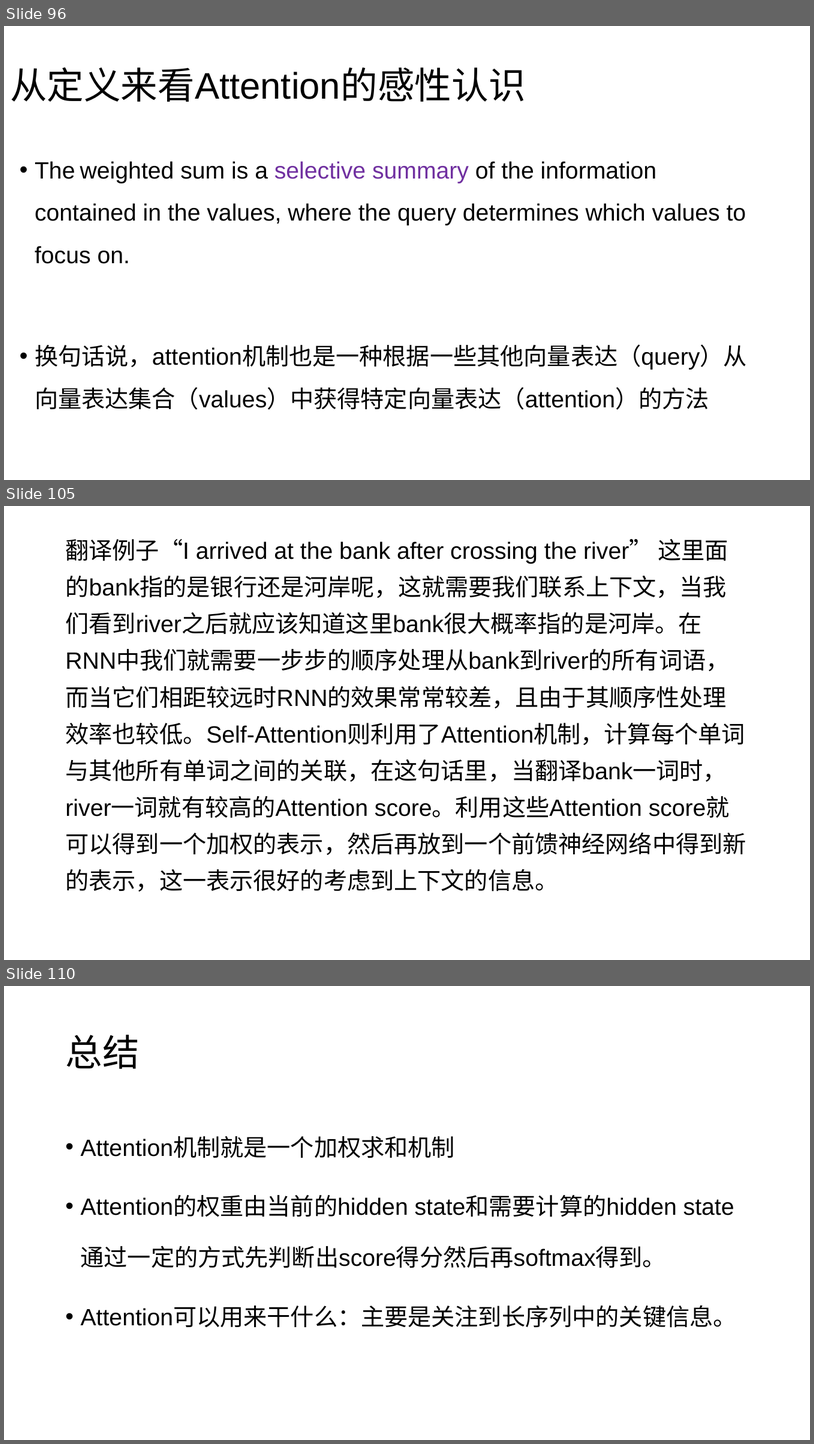
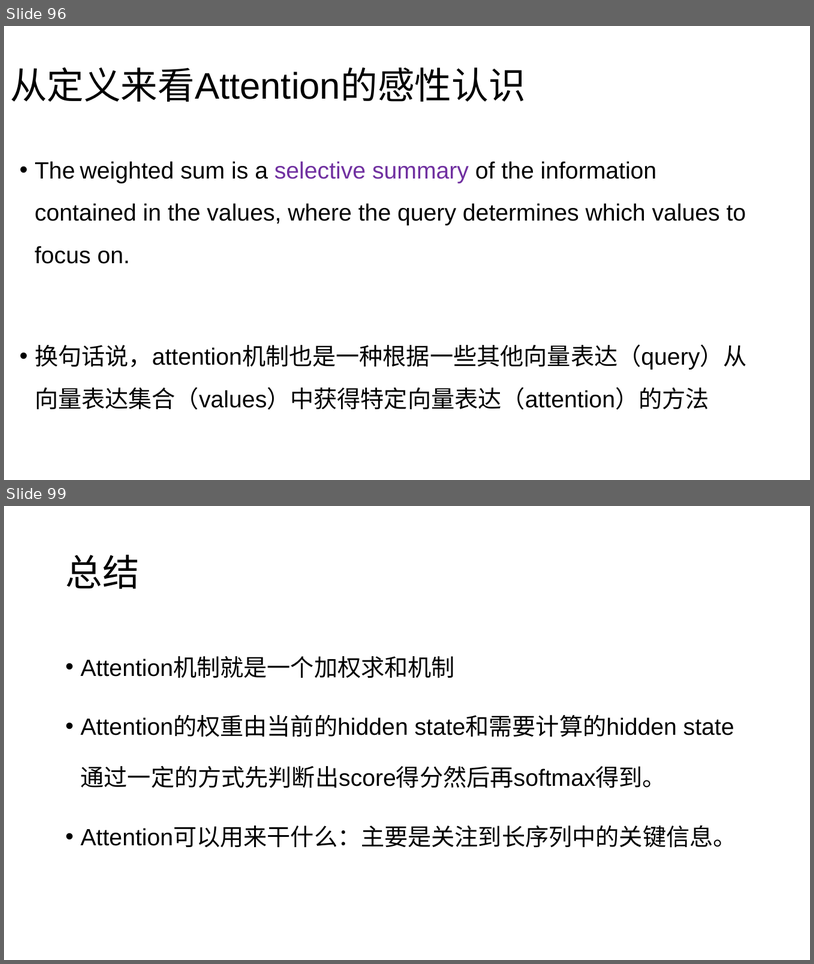
Before and after one commit to charlesXu86/Chatbot_CN, a slide deck: Chatbot_Doc/课程/NLP-4-语言模型.pptx. Shown one above the other, each under a label of ours: slides 96, 105 and 110 before the commit, slides 96 and 99 after it; the slides between them are not shown. The pictures are 814x1444 and 814x964 pixels, drawn with LibreOffice and Linux fonts; fonts in the diff are those of the drawing. Boxes give left, top, right and bottom in pixels: in the first picture for what was removed or moved away, otherwise in the second. Text is boxed around its words. In the diff, an @@ line names an element or a change of style, - is before the commit and + after.

```diff
--- a/Chatbot_Doc/课程/NLP-4-语言模型.pptx
+++ b/Chatbot_Doc/课程/NLP-4-语言模型.pptx
@@ slide 105 removed at [4, 506, 810, 960], background #FFFFFF @@
@@ text removed at [65, 539, 746, 891] @@
-翻译例子“I arrived at the bank after crossing the river” 这里面的bank指的是银行还是河岸呢，这就需要我们联系上下文，当我们看到river之后就应该知道这里bank很大概率指的是河岸。在RNN中我们就需要一步步的顺序处理从bank到river的所有词语，而当它们相距较远时RNN的效果常常较差，且由于其顺序性处理效率也较低。Self-Attention则利用了Attention机制，计算每个单词与其他所有单词之间的关联，在这句话里，当翻译bank一词时，river一词就有较高的Attention score。利用这些Attention score就可以得到一个加权的表示，然后再放到一个前馈神经网络中得到新的表示，这一表示很好的考虑到上下文的信息。
@@ what was slide 110 is now slide 99 @@
```
Also in this commit, not shown: 2 slides changed, 10 other slides removed.
